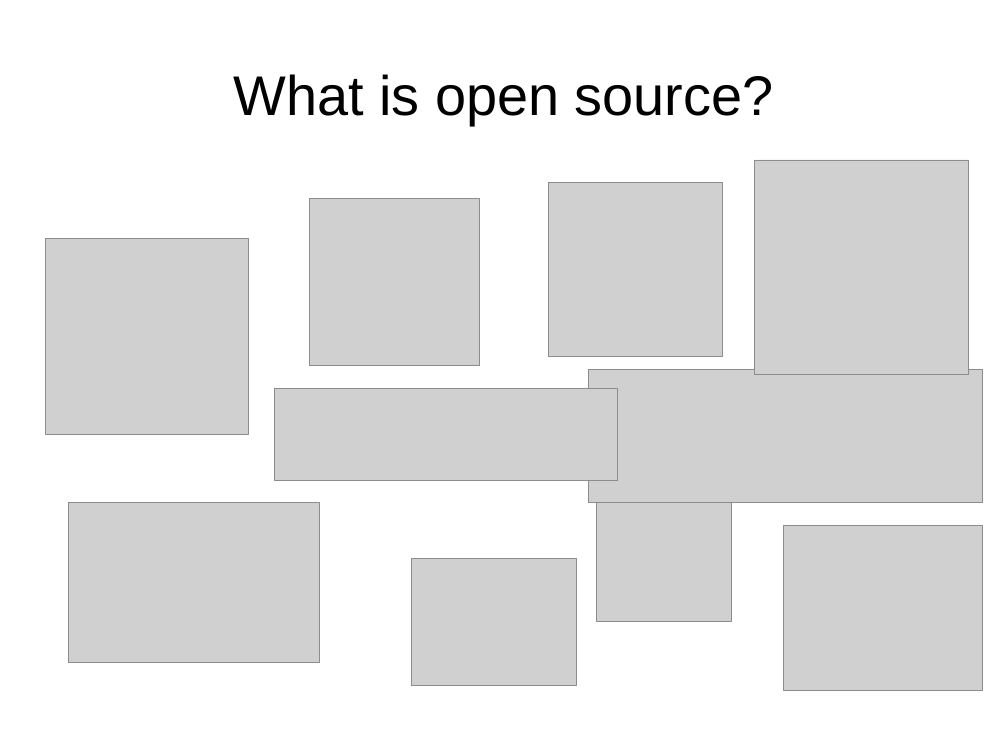
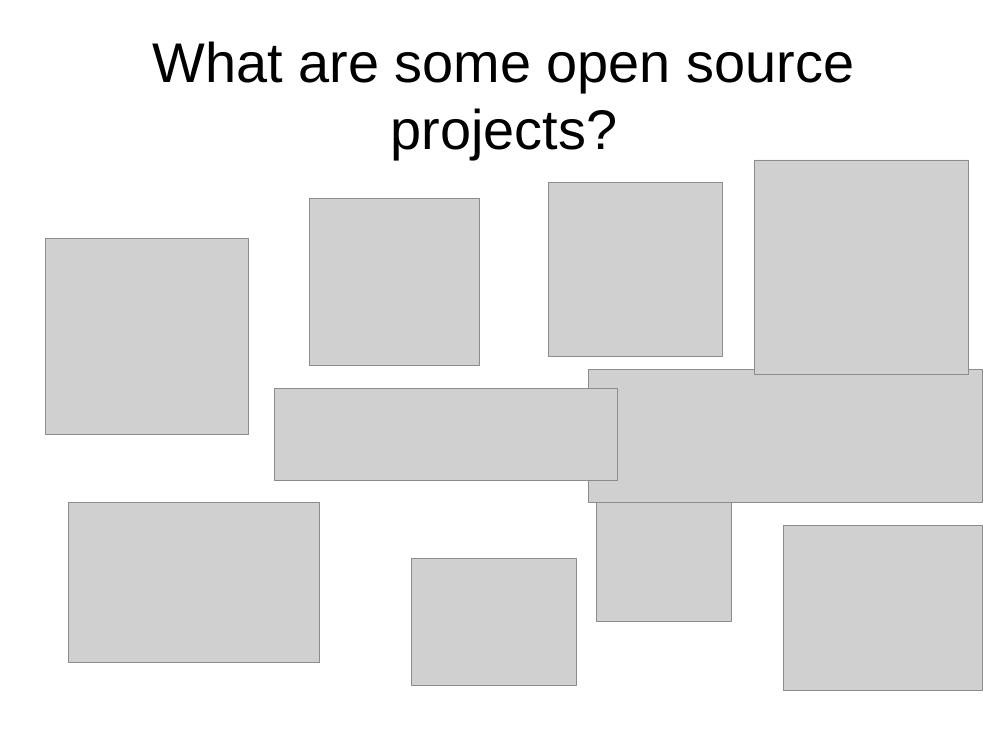
Before and after one commit to openhatch/open-source-comes-to-campus, a slide deck: slide 3 of presentations/standard_slides.odp (slide 2 before the commit). Drawn at 1008x756 pixels with LibreOffice and Linux fonts; fonts in the diff are those of the drawing; grey boxes stand for pictures. Boxes give left, top, right and bottom in pixels: in the first picture for what was removed or moved away, otherwise in the second. Text is boxed around its words. In the diff, an @@ line names an element or a change of style, - is before the commit and + after.

```diff
--- a/presentations/standard_slides.odp
+++ b/presentations/standard_slides.odp
@@ title at (153,41,854,159): text changed @@
-What is open source?
+What are some open source projects?
```
Also in this commit, not shown: 2 other slides changed.
